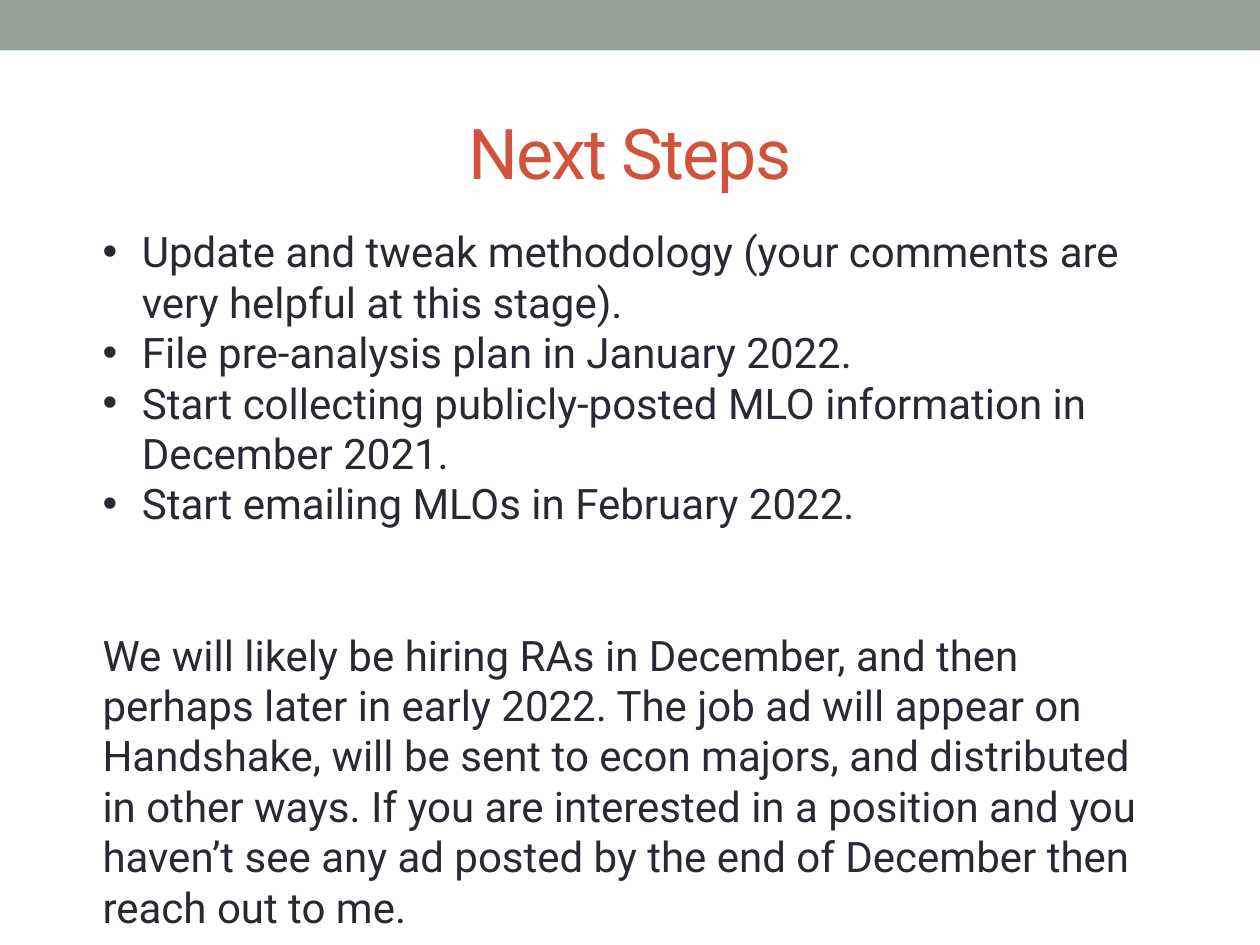
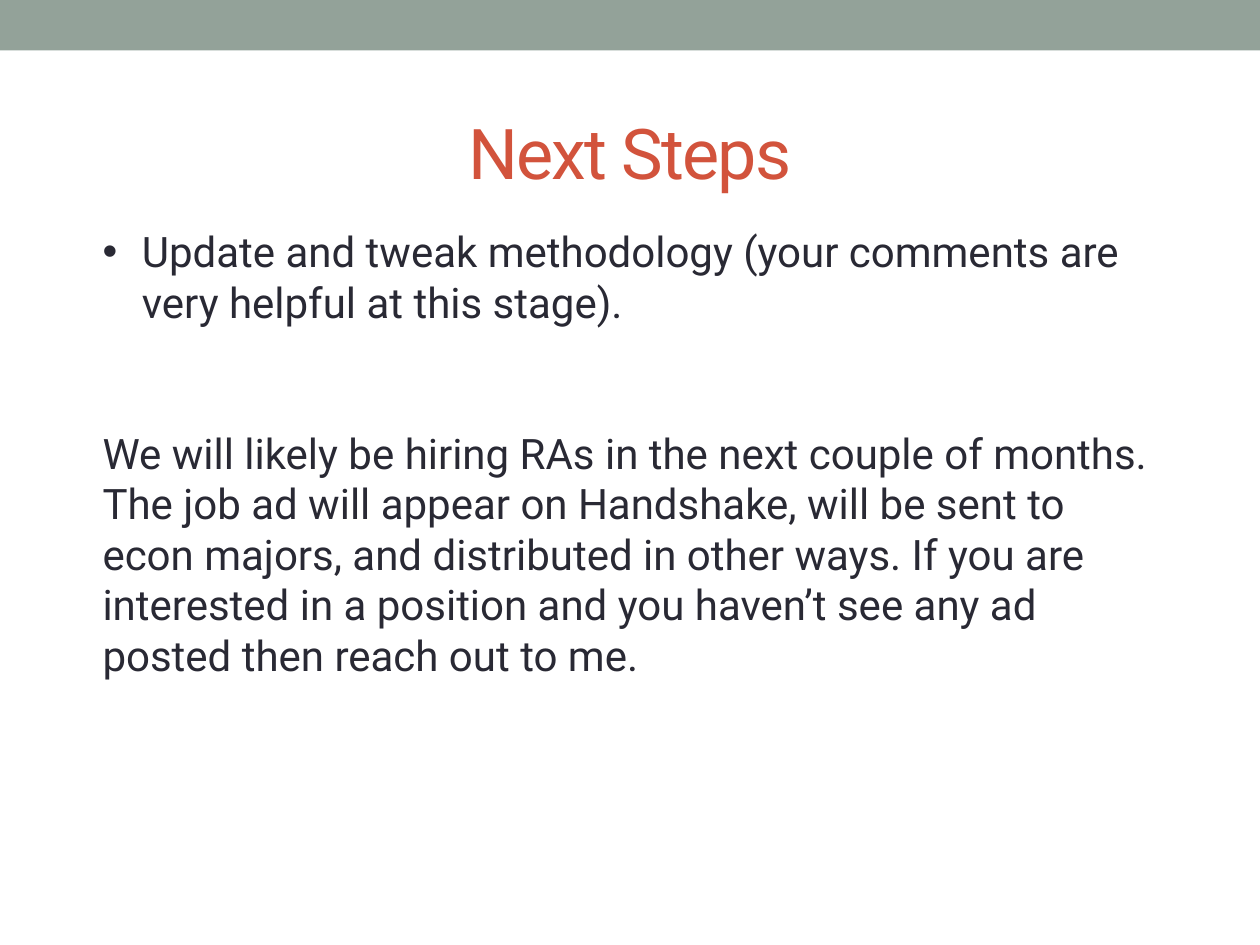
Before and after one commit to hhadah/urban-econ, a slide deck: slide 17 of slides/ppslides/ButtonMLODiscrimination21Oct2021.pptx. Drawn at 1260x945 pixels with LibreOffice and Linux fonts; fonts in the diff are those of the drawing. Boxes give left, top, right and bottom in pixels: in the first picture for what was removed or moved away, otherwise in the second. Text is boxed around its words. In the diff, an @@ line names an element or a change of style, - is before the commit and + after.

```diff
--- a/slides/ppslides/ButtonMLODiscrimination21Oct2021.pptx
+++ b/slides/ppslides/ButtonMLODiscrimination21Oct2021.pptx
@@ text at box(103, 437, 1147, 680): text changed @@
-• File pre-analysis plan in January 2022.
-• Start collecting publicly-posted MLO information in December 2021.
-• Start emailing MLOs in February 2022.
-We will likely be hiring RAs in December, and then perhaps later in early 2022. The job ad will appear on Handshake, will be sent to econ majors, and distributed in other ways. If you are interested in a position and you haven’t see any ad posted by the end of December then reach out to me.
+We will likely be hiring RAs in the next couple of months. The job ad will appear on Handshake, will be sent to econ majors, and distributed in other ways. If you are interested in a position and you haven’t see any ad posted then reach out to me.
```
Also in this commit, not shown: 1 other slide changed, 1 other file.
